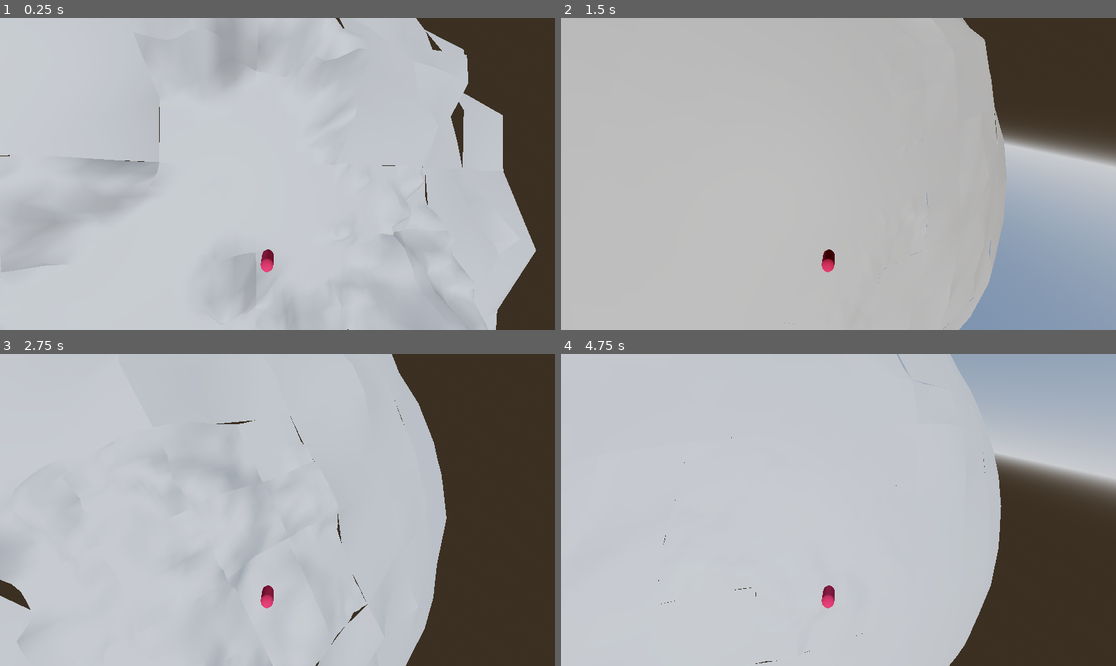
Above: before the commit, frames 1-4 (two rows, left to right).
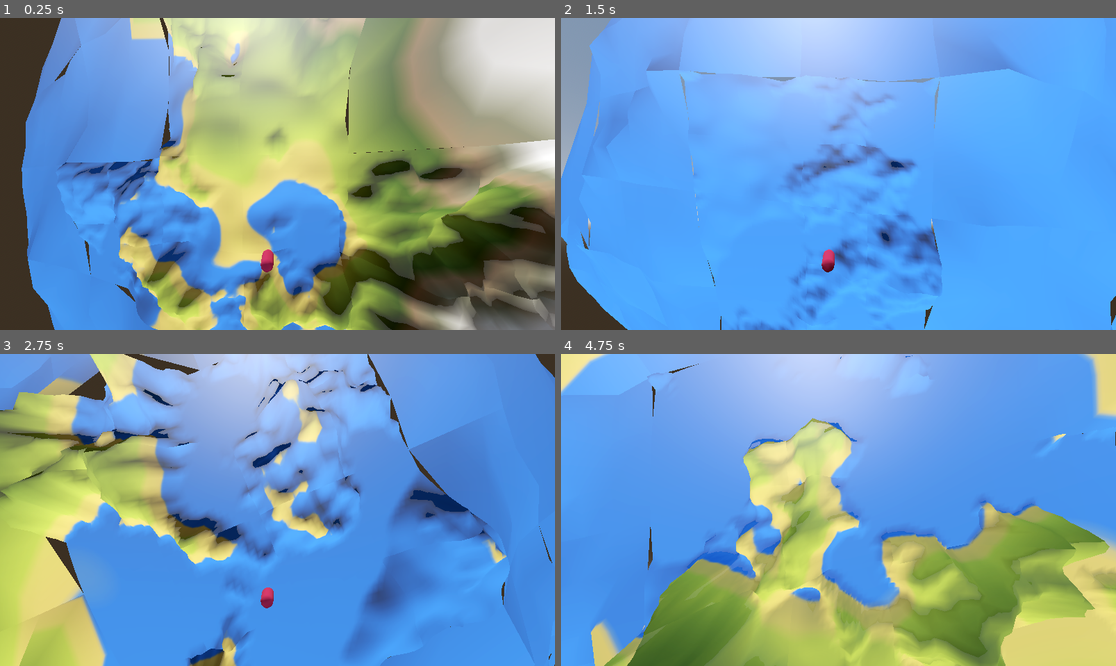
Above: after the commit, the same moments.

Repository: stefsdev/ProcPlanetLOD
Game: Godot game, scene res://game_world.tscn
The game is run twice, just before and just after one commit, with the same random seed, the same clock (stepped at 60 frames per second) and the same inputs. The project has no main scene, so this scene is started directly.
Inputs:
- Up to frame 1 (0.25 s): no input
- Up to frame 2 (1.5 s): tap Enter at 0.5 s; hold D 0.53-1.28 s; hold Shift 0.53-1.28 s; tap Space at 0.77, 1.25 s; hold S from 1.28 s (still down); tap Shift at 1.35 s
- Up to frame 3 (2.75 s): tap Space at 1.52 s; tap Enter at 2 s; release S at 2.03 s; hold D from 2.03 s (still down); hold Shift from 2.03 s (still down)
- Up to frame 4 (4.75 s): tap Space at 2.75, 3.02, 3.77, 4.25, 4.52 s; release D at 2.78 s; release Shift at 2.78 s; hold W 2.78-3.53 s; tap Shift at 2.85, 4.35 s; tap Enter at 3.5 s; hold Shift 3.53-4.28 s; hold A from 3.53 s (still down)

The runs differ from the first frame. In frame 1, 98% of the frame differs, in the area x 0-100%, y 0-100%; in frame 2, 100%; in frame 3, 99%; in frame 4, 100%.
Error in both runs: Invalid access to property or key 'position' on a base object of type 'Transform3D'. (res://player.gd:10)

Commit message:
added shader

Diff:
--- a/quadtreecubeface/PlanetData.gd
+++ b/quadtreecubeface/PlanetData.gd
@@ -40,12 +40,6 @@
 		emit_changed()
 
 
-@export var resolution = 2:
-	set(val):
-		resolution = val
-		emit_changed()
-	get:
-		return resolution
 
 @export var planet_noise: Array = [] :
 	set(val):
--- a/quadtreecubeface/PlanetMeshFace.gd
+++ b/quadtreecubeface/PlanetMeshFace.gd
@@ -7,6 +7,8 @@
 
 @export var player : Node3D
 var focus_point : Vector3 = Vector3.ZERO
+
+var shader = preload("res://planet.tres")
 
 var quadtree: QuadtreeChunk
 
@@ -93,7 +95,7 @@
 		chunks_list.erase(chunk_id)
 
 
-func visualize_quadtree(chunk: QuadtreeChunk, face_origin: Vector3, axisA: Vector3, axisB: Vector3, radius : float, planet_data : PlanetData):
+func visualize_quadtree(chunk: QuadtreeChunk, face_origin: Vector3, axisA: Vector3, axisB: Vector3, radius: float, planet_data: PlanetData) -> void:
 	if not chunk.children:
 		chunks_list_current[chunk.identifier] = true
 		if chunks_list.has(chunk.identifier):
@@ -102,64 +104,87 @@
 		var size = chunk.bounds.size.x
 		var offset = chunk.bounds.position
 
-		var corners = [
-			Vector2(offset.x, offset.z),
-			Vector2(offset.x + size, offset.z),
-			Vector2(offset.x + size, offset.z + size),
-			Vector2(offset.x, offset.z + size)
-		]
+		# Define grid resolution based on LOD
+		var resolution: int = planet_data.lod_levels[chunk.depth - 1]["resolution"]
+		var vertex_array := PackedVector3Array()
+		var normal_array := PackedVector3Array()
+		var index_array := PackedInt32Array()
 
-		var verts = PackedVector3Array()
-		var indices = PackedInt32Array()
-		var normals = PackedVector3Array()
+		# Pre-allocate indices (we know exact count)
+		var num_cells = (resolution - 1)
+		index_array.resize(num_cells * num_cells * 6)
 
-		var resolution = planet_data.lod_levels[chunk.depth - 1]["resolution"]
+		# Build vertices & normals (initialized zero)
+		vertex_array.resize(resolution * resolution)
+		normal_array.resize(resolution * resolution)
 
+		var tri_idx: int = 0
 		for y in range(resolution):
 			for x in range(resolution):
+				var i = x + y * resolution
 				var percent = Vector2(x, y) / float(resolution - 1)
-				var local_offset = Vector2(offset.x, offset.z) + percent * size
+				var local = Vector2(offset.x, offset.z) + percent * size
+				var point_on_plane = face_origin + local.x * axisA + local.y * axisB
+				# Project onto sphere and apply height
+				var sphere_pos = planet_data.point_on_planet(point_on_plane.normalized())
+				vertex_array[i] = sphere_pos
+				normal_array[i] = Vector3.ZERO
 
+				# Track height extremes
+				var length = sphere_pos.length()
+				planet_data.min_height = min(planet_data.min_height, length)
+				planet_data.max_height = max(planet_data.max_height, length)
 
-				var point_on_plane = face_origin + local_offset.x * axisA + local_offset.y * axisB
-				var point_on_sphere = planet_data.point_on_planet(point_on_plane.normalized())
-				verts.append(point_on_sphere)
-				normals.append(point_on_sphere.normalized())
+				# Create two triangles per cell
+				if x < resolution - 1 and y < resolution - 1:
+					# Triangle 1
+					index_array[tri_idx]     = i
+					index_array[tri_idx + 1] = i + resolution
+					index_array[tri_idx + 2] = i + resolution + 1
+					# Triangle 2
+					index_array[tri_idx + 3] = i
+					index_array[tri_idx + 4] = i + resolution + 1
+					index_array[tri_idx + 5] = i + 1
+					tri_idx += 6
 
+		# Calculate smooth normals
+		for t in range(0, index_array.size(), 3):
+			var a = index_array[t]
+			var b = index_array[t + 1]
+			var c = index_array[t + 2]
+			var v0 = vertex_array[a]
+			var v1 = vertex_array[b]
+			var v2 = vertex_array[c]
+			var face_normal = (v1 - v0).cross(v2 - v0).normalized()
+			normal_array[a] += face_normal
+			normal_array[b] += face_normal
+			normal_array[c] += face_normal
+		# Normalize vertex normals
+		for i in range(normal_array.size()):
+			normal_array[i] = normal_array[i].normalized()
 
-		for y in range(resolution - 1):
-			for x in range(resolution - 1):
-				var i = x + y * resolution
-				indices.append_array([
-					i, i + resolution + 1, i + 1,
-					i, i + resolution, i + resolution + 1
-				])
+		# Prepare mesh arrays
+		var arrays = []
+		arrays.resize(Mesh.ARRAY_MAX)
+		arrays[Mesh.ARRAY_VERTEX] = vertex_array
+		arrays[Mesh.ARRAY_NORMAL] = normal_array
+		arrays[Mesh.ARRAY_INDEX] = index_array
 
-		var arrays := []
-		arrays.resize(Mesh.ARRAY_MAX)
-		arrays[Mesh.ARRAY_VERTEX] = verts
-		arrays[Mesh.ARRAY_INDEX] = indices
-		arrays[Mesh.ARRAY_NORMAL] = normals
-
+		# Create and instance mesh
 		var mesh = ArrayMesh.new()
 		mesh.add_surface_from_arrays(Mesh.PRIMITIVE_TRIANGLES, arrays)
 
-		# Alternative method using SurfaceTool to generate normals
-		var st = SurfaceTool.new()
-		st.begin(Mesh.PRIMITIVE_TRIANGLES)
-		for i in range(verts.size()):
-			st.set_normal(normals[i])
-			st.add_vertex(verts[i])
-		for idx in indices:
-			st.add_index(idx)
-		st.generate_normals()
-		mesh = st.commit()
-
 		var mi = MeshInstance3D.new()
 		mi.mesh = mesh
+		mi.material_override = shader
+		# Pass height data to shader
+		mi.material_override.set_shader_parameter("min_height", planet_data.min_height)
+		mi.material_override.set_shader_parameter("max_height", planet_data.max_height)
+		mi.material_override.set_shader_parameter("height_color", planet_data.planet_color)
 		add_child(mi)
 
 		chunks_list[chunk.identifier] = mi
 
+	# Recurse into children
 	for child in chunk.children:
 		visualize_quadtree(child, face_origin, axisA, axisB, radius, planet_data)
--- a/quadtreecubeface/game_world.tscn
+++ b/quadtreecubeface/game_world.tscn
@@ -18,12 +18,12 @@
 tonemap_mode = 2
 glow_enabled = true
 
-[sub_resource type="Gradient" id="Gradient_e3xe6"]
-offsets = PackedFloat32Array(0, 0.496875, 1)
-colors = PackedColorArray(0.835842, 0, 0.39292, 1, 1.92523e-06, 0.874501, 0.537473, 1, 0, 0.527055, 0.928783, 1)
+[sub_resource type="Gradient" id="Gradient_e08lw"]
+offsets = PackedFloat32Array(0.343598, 0.350081, 0.387358, 0.400324, 0.579327, 0.627404, 0.677885, 0.745192)
+colors = PackedColorArray(0.188078, 0.510593, 1, 1, 0.94, 0.827983, 0.423, 1, 0.888453, 0.831912, 0.388569, 1, 0.741176, 0.843137, 0.290196, 1, 0.282353, 0.407843, 0.121569, 1, 0.627451, 0.521569, 0.396078, 1, 0.52549, 0.52549, 0.419608, 1, 1, 1, 1, 1)
 
-[sub_resource type="GradientTexture1D" id="GradientTexture1D_mcbma"]
-gradient = SubResource("Gradient_e3xe6")
+[sub_resource type="GradientTexture1D" id="GradientTexture1D_e3xe6"]
+gradient = SubResource("Gradient_e08lw")
 
 [sub_resource type="FastNoiseLite" id="FastNoiseLite_e3xe6"]
 noise_type = 3
@@ -78,7 +78,7 @@
 [sub_resource type="Resource" id="Resource_e08lw"]
 script = ExtResource("2_ea1x0")
 radius = 67
-lod_focus = Vector3(13.5514, 70.0984, 4.08398)
+lod_focus = Vector3(-3.20899, 69.664, -4.324)
 lod_levels = [{
 "distance": 500,
 "resolution": 2
@@ -93,11 +93,10 @@
 "resolution": 4
 }, {
 "distance": 1,
-"resolution": 10
+"resolution": 20
 }]
-resolution = 3
 planet_noise = [SubResource("Resource_e3xe6"), SubResource("Resource_ik71a"), SubResource("Resource_15365"), SubResource("Resource_554lw")]
-planet_color = SubResource("GradientTexture1D_mcbma")
+planet_color = SubResource("GradientTexture1D_e3xe6")
 metadata/_custom_type_script = "uid://rbpxmchirygj"
 
 [sub_resource type="StandardMaterial3D" id="StandardMaterial3D_mcbma"]
@@ -119,11 +118,11 @@
 planet_data = SubResource("Resource_e08lw")
 
 [node name="Player" type="Node3D" parent="."]
-transform = Transform3D(0.999705, -0.0019019, -0.024145, 0.0241989, 0.119897, 0.99249, 0.00100729, -0.992784, 0.119907, 0, 0, 0)
+transform = Transform3D(0.999998, 0, 0, 0, -4.37114e-08, 0.999999, 0, -1, -4.37113e-08, 0, 0, 0)
 script = ExtResource("4_e08lw")
 
 [node name="PlayerVis" type="MeshInstance3D" parent="Player"]
-transform = Transform3D(0.499999, 2.23517e-08, 3.9968e-15, -4.44089e-16, -2.98023e-08, 0.500001, 2.23517e-08, -0.499999, -3.35276e-08, 15.2479, 4.32428, 69.7346)
+transform = Transform3D(0.499999, 2.23517e-08, 3.9968e-15, -4.44089e-16, -2.98023e-08, 0.500001, 2.23517e-08, -0.499999, -3.35276e-08, -3.209, 4.324, 69.6641)
 mesh = SubResource("CapsuleMesh_hly68")
 skeleton = NodePath("../..")
 
@@ -132,5 +131,6 @@
 fov = 94.1
 
 [node name="DirectionalLight3D" type="DirectionalLight3D" parent="Player"]
+transform = Transform3D(0.980164, 0.162288, -0.113758, 0.192196, -0.63829, 0.745418, 0.048362, -0.752495, -0.65682, 0, 0, 0)
 
 [connection signal="moved" from="Player" to="Planet" method="_on_player_moved"]
--- a/quadtreecubeface/planet.tres
+++ b/quadtreecubeface/planet.tres
@@ -2,15 +2,16 @@
 
 [ext_resource type="Shader" uid="uid://d3anjm2fc5nku" path="res://planet.gdshader" id="1_p4gwj"]
 
-[sub_resource type="Gradient" id="Gradient_p4gwj"]
-colors = PackedColorArray(0.736284, 0.167236, 0.475275, 1, 0.16683, 0.302055, 1, 1)
+[sub_resource type="Gradient" id="Gradient_e08lw"]
+offsets = PackedFloat32Array(0.343598, 0.350081, 0.387358, 0.400324, 0.579327, 0.627404, 0.677885, 0.745192)
+colors = PackedColorArray(0.188078, 0.510593, 1, 1, 0.94, 0.827983, 0.423, 1, 0.888453, 0.831912, 0.388569, 1, 0.741176, 0.843137, 0.290196, 1, 0.282353, 0.407843, 0.121569, 1, 0.627451, 0.521569, 0.396078, 1, 0.52549, 0.52549, 0.419608, 1, 1, 1, 1, 1)
 
-[sub_resource type="GradientTexture1D" id="GradientTexture1D_rbkur"]
-gradient = SubResource("Gradient_p4gwj")
+[sub_resource type="GradientTexture1D" id="GradientTexture1D_e3xe6"]
+gradient = SubResource("Gradient_e08lw")
 
 [resource]
 render_priority = 0
 shader = ExtResource("1_p4gwj")
-shader_parameter/min_height = 3.0
-shader_parameter/max_height = 3.464
-shader_parameter/height_color = SubResource("GradientTexture1D_rbkur")
+shader_parameter/min_height = 67.0
+shader_parameter/max_height = 77.2364
+shader_parameter/height_color = SubResource("GradientTexture1D_e3xe6")
